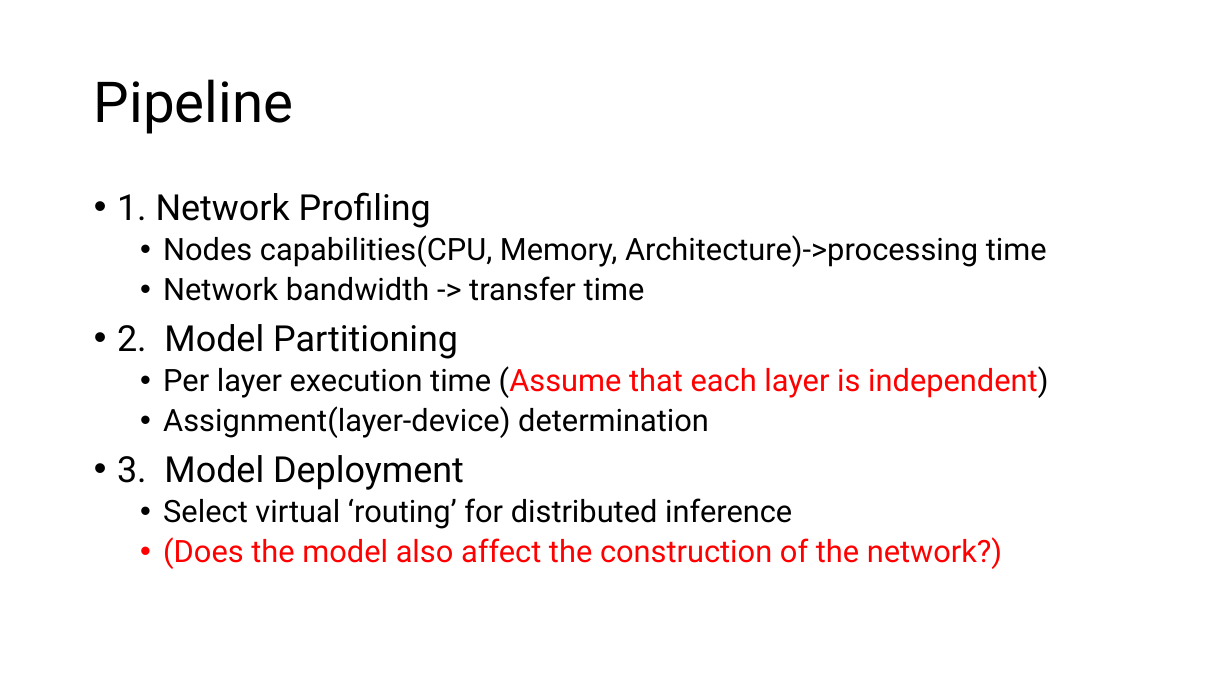
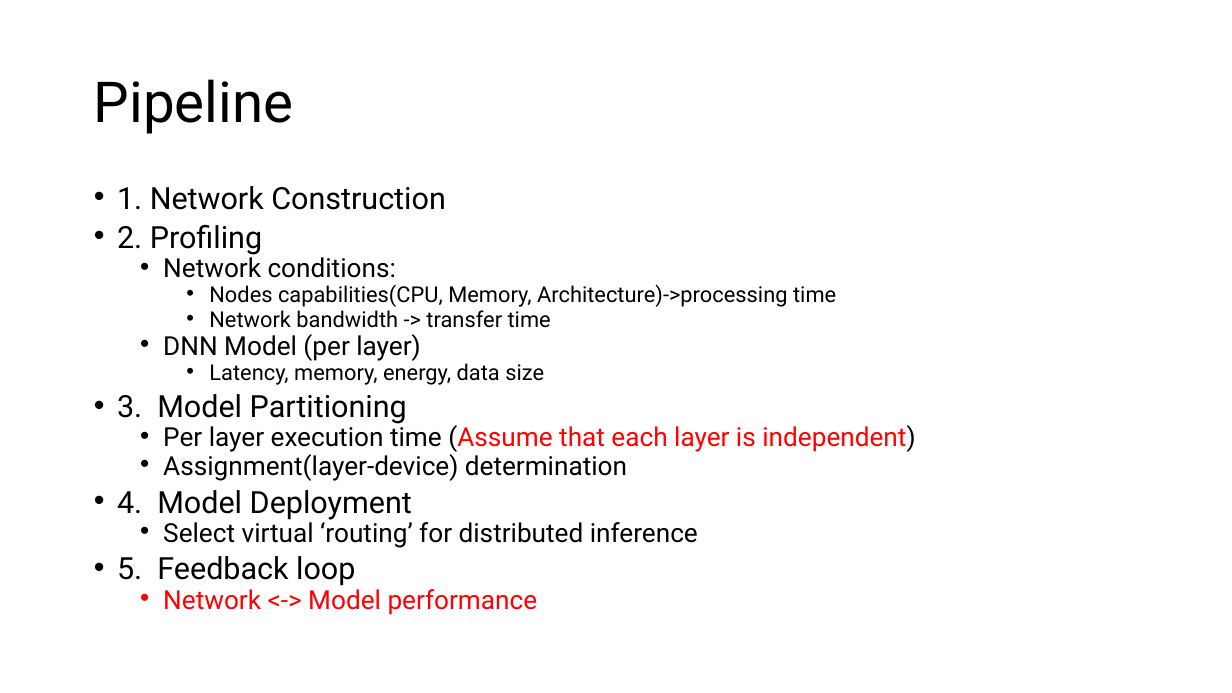
Before and after one commit to GXG-CS/on_device_learning, a slide deck: slide 5 of micro-network-project.pptx (slide 6 before the commit). Drawn at 1232x693 pixels with LibreOffice and Linux fonts; fonts in the diff are those of the drawing. Boxes give left, top, right and bottom in pixels: in the first picture for what was removed or moved away, otherwise in the second. Text is boxed around its words. In the diff, an @@ line names an element or a change of style, - is before the commit and + after.

Commit message:
feedback

```diff
--- a/micro-network-project.pptx
+++ b/micro-network-project.pptx
@@ text at (117, 186, 446, 278): text changed; size 28 to 23.8 pt @@
-• 1. Network Profiling
+• 1. Network Construction
+• 2. Profiling
+  • Network conditions:
@@ text at (163, 284, 915, 548): size 24 to 17 pt in "Nodes capabilities(CPU, Memory, Architecture)->processing ti ...", "Network bandwidth -> transfer time"; size 24 to 20.4 pt in "Per layer execution time (Assume that each ...", "Assignment(layer-device) determination", "Select virtual ‘routing’ for distributed inference"; list level 2 to 3 in "Nodes capabilities(CPU, Memory, Architecture)->processing ti ..."; line spacing 0.9 to 0.7; list level 2 to 3 in "Network bandwidth -> transfer time" @@
@@ text at (117, 334, 544, 424): text changed; size 28 to 17 pt @@
-• 2. Model Partitioning
+  • DNN Model (per layer)
+    • Latency, memory, energy, data size
+• 3. Model Partitioning
@@ text at (117, 490, 412, 520): text changed; size 28 to 23.8 pt @@
-• 3. Model Deployment
+• 4. Model Deployment
@@ text at (117, 556, 538, 615): text changed; size 24 to 20.4 pt @@
-  • (Does the model also affect the construction of the network?)
+• 5. Feedback loop
+  • Network <-> Model performance
```
Also in this commit, not shown: 3 other slides changed, 2 slides added.
